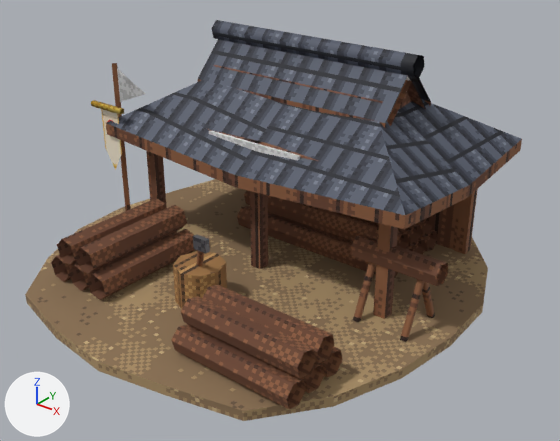
The Blender file art_source/blender/japanese/lumber_camp.blend as it was, and as the next commit left it.
Both versions are drawn from a 50 mm lens placed at (3.69, -4.38, 3.25), pointed at (0.2, -0.03, 0.55). Every picture has the same lights, and +X, +Y and +Z are marked at lower left. The older version comes first.

Objects in the first picture: 'japanese_lumber_camp'.
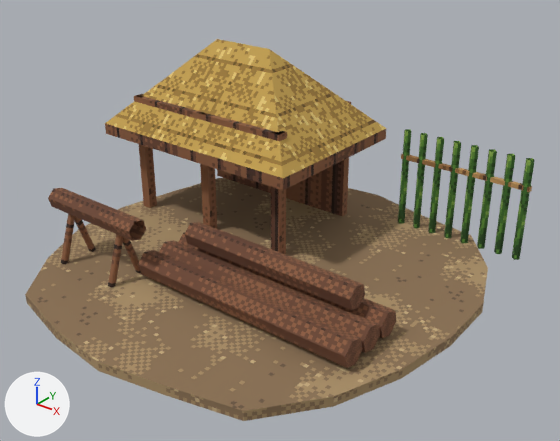
The change, as a diff of the scene's bpy script:
```diff
--- a/art_source/blender/japanese/lumber_camp.blend.py
+++ b/art_source/blender/japanese/lumber_camp.blend.py
@@ me_japanese_lumber_camp @@
-me_japanese_lumber_camp.from_pydata(...)  # 759 vertices, 280 faces; spans x -1.78..1.74, y -1.77..1.8, z 0.0..1.88
+me_japanese_lumber_camp.from_pydata(...)  # 446 vertices, 154 faces; spans x -1.85..1.74, y -1.77..1.8, z 0.0..1.68
+# me_japanese_lumber_camp part 1: the loose piece of 4 vertices spanning x -1.25..-1.15, y 0.0, z 0.08..1.18 is moved by (-0.4, 0.16, 0.0)
+# me_japanese_lumber_camp part 2: the loose piece of 4 vertices spanning x -1.25..-1.15, y -0.1, z 0.08..1.18 is moved by (-0.4, 0.35, 0.0)
+# me_japanese_lumber_camp part 3: the loose piece of 4 vertices spanning x -1.15, y -0.1..0.0, z 0.08..1.18 is moved by (-0.4, 0.25, 0.0)
+# me_japanese_lumber_camp part 4: the loose piece of 4 vertices spanning x -0.05..0.05, y 0.0, z 0.08..1.18 is moved by (-0.8, 0.16, 0.0)
+# me_japanese_lumber_camp part 5: the loose piece of 4 vertices spanning x -0.05..0.05, y -0.1, z 0.08..1.18 is moved by (-0.8, 0.35, 0.0)
+# me_japanese_lumber_camp part 6: the loose piece of 4 vertices spanning x 0.05, y -0.1..0.0, z 0.08..1.18 is moved by (-0.8, 0.25, 0.0)
+# me_japanese_lumber_camp part 7: the loose piece of 4 vertices spanning x -0.05, y 1.2..1.3, z 0.08..1.18 is moved by (0.05, -0.05, 0.0)
+# me_japanese_lumber_camp part 8: the loose piece of 12 vertices spanning x -0.6..1.0, y 0.35..0.54, z 0.08..0.28 is scaled about its middle by (1.25, 1.1, 1.1), then moved by (0.2, -0.74, 0.02)
+# me_japanese_lumber_camp part 9: the loose piece of 12 vertices spanning x 0.35..1.35, y -0.99..-0.8, z 0.08..0.28 is scaled about its middle by (2, 1.1, 1.1), then moved by (-0.45, 0.38, 0.02)
+# me_japanese_lumber_camp part 10: the loose piece of 12 vertices spanning x 0.35..1.35, y -1.2..-1.0, z 0.08..0.28 is scaled about its middle by (2, 1.1, 1.1), then moved by (-0.45, 0.36, 0.02)
+# me_japanese_lumber_camp part 11: the loose piece of 12 vertices spanning x -0.6..1.0, y 0.45..0.64, z 0.26..0.45 is moved by (0.2, -0.96, 0.05)
+# me_japanese_lumber_camp part 12: the loose piece of 8 vertices spanning x -1.48..-1.42, y -0.23..-0.17, z 0.08..1.58 is scaled about its middle by (1.17, 1.17, 0.6), then moved by (1.95, 1.6, -0.3), in mat_pe_cropgreen (picture img_pe_cropgreen)
+# me_japanese_lumber_camp part 13: 102 loose pieces with 543 vertices, spanning x -1.64..1.65, y -1.4..1.53, z 0.07..1.88, are deleted
+# me_japanese_lumber_camp part 14: 44 vertices removed from x -0.96..0.05, y -1.25..1.3, z 0.08..1.18; 250 vertices added at x -1.85..1.66, y -1.07..1.45, z 0.07..1.68
+# me_japanese_lumber_camp part 15: 24 vertices added at x 1.2..1.4, y -0.85..-0.19, z 0.09..0.5
+# other edits to the shape of me_japanese_lumber_camp do not show in these pictures
 me_japanese_lumber_camp.materials.append(mat_pe_dirt)
@@ me_japanese_lumber_camp @@
 me_japanese_lumber_camp.materials.append(mat_team_trim)
-me_japanese_lumber_camp.materials.append(mat_pe_roofdark)  # picture img_pe_roofdark
-me_japanese_lumber_camp.materials.append(mat_pe_plasterwhite)  # picture img_pe_plasterwhite
 me_japanese_lumber_camp.materials.append(mat_pe_beam)
 me_japanese_lumber_camp.materials.append(mat_pe_woodlight)
-me_japanese_lumber_camp.materials.append(mat_pe_iron)  # picture img_pe_iron
-me_japanese_lumber_camp.materials.append(mat_pe_banner_japanese)  # picture img_banner_japanese_png
-me_japanese_lumber_camp.materials.append(mat_pe_gold)  # picture img_pe_gold
+me_japanese_lumber_camp.materials.append(mat_pe_thatch)  # picture img_pe_thatch
+me_japanese_lumber_camp.materials.append(mat_pe_cropgreen)  # picture img_pe_cropgreen
```

Pixel boxes [x1, y1, x2, y2] of what changed, in the pictures (560 x 441 px; the box of a moved part takes in the faces that stretch with it):
'japanese_lumber_camp', reshaped
    before: [25, 20, 522, 421]
    after: [25, 39, 535, 421]
part 1 of me_japanese_lumber_camp, moved or reshaped (not visible before)
    after: [139, 144, 150, 208]
part 2 of me_japanese_lumber_camp, moved or reshaped (not visible afterwards)
    before: [146, 151, 157, 200]
part 3 of me_japanese_lumber_camp, moved or reshaped
    before: [154, 154, 167, 208]
    after: [145, 146, 157, 208]
part 4 of me_japanese_lumber_camp, moved or reshaped (not visible before)
    after: [200, 164, 210, 226]
part 5 of me_japanese_lumber_camp, moved or reshaped (not visible afterwards)
    before: [250, 191, 260, 269]
part 6 of me_japanese_lumber_camp, moved or reshaped
    before: [259, 193, 268, 269]
    after: [208, 166, 217, 228]
part 7 of me_japanese_lumber_camp, moved or reshaped (not visible before)
    after: [342, 102, 351, 216]
part 8 of me_japanese_lumber_camp, moved or reshaped
    before: [237, 206, 398, 278]
    after: [179, 232, 395, 338]
part 9 of me_japanese_lumber_camp, moved or reshaped
    before: [320, 347, 343, 377]
    after: [159, 240, 378, 352]
part 10 of me_japanese_lumber_camp, moved or reshaped
    before: [301, 361, 325, 393]
    after: [138, 250, 360, 368]
part 11 of me_japanese_lumber_camp, moved or reshaped
    before: [244, 190, 408, 249]
    after: [185, 222, 363, 310]
part 12 of me_japanese_lumber_camp, moved or reshaped
    before: [112, 63, 131, 211]
    after: [398, 129, 411, 223]
part 13 of me_japanese_lumber_camp, deleted
    before: [51, 20, 522, 409]
part 14 of me_japanese_lumber_camp, cut back
    before: [69, 205, 195, 300]
    after: [48, 39, 535, 287]
part 15 of me_japanese_lumber_camp, added (brown)
    after: [345, 284, 396, 368]
